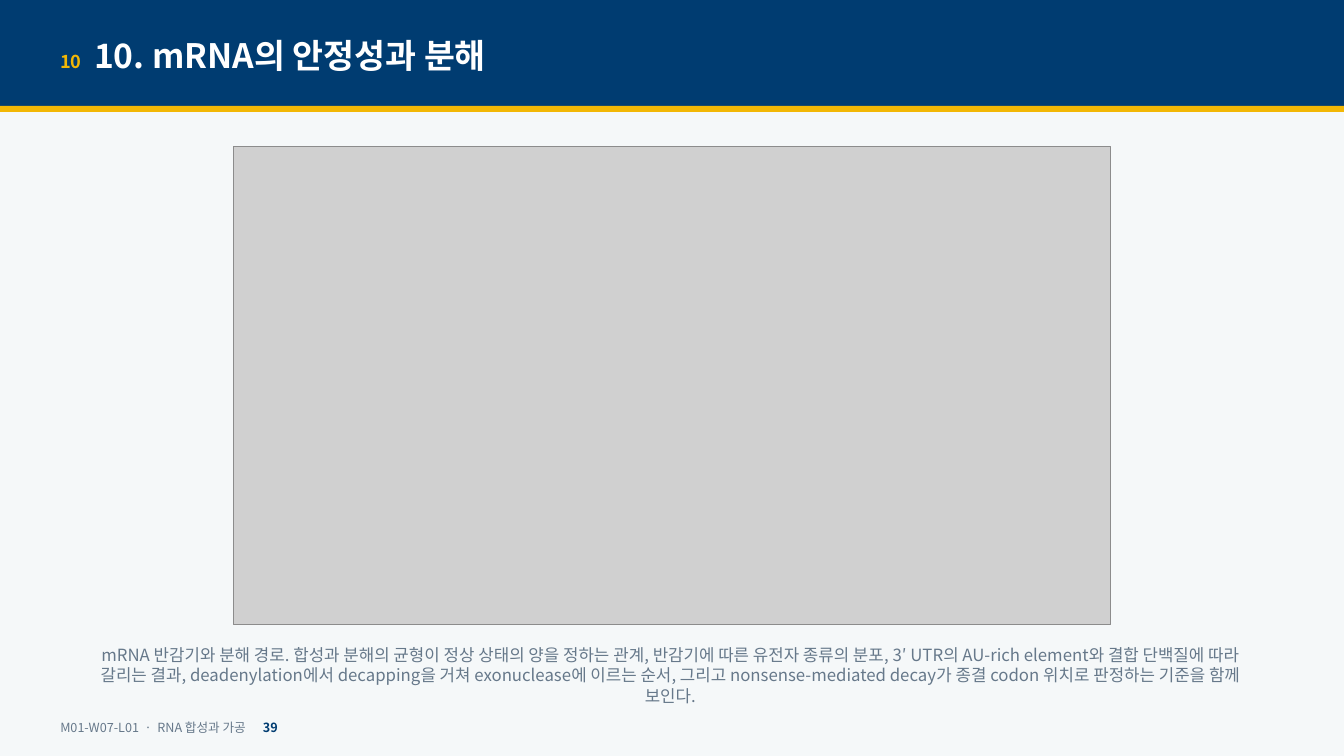
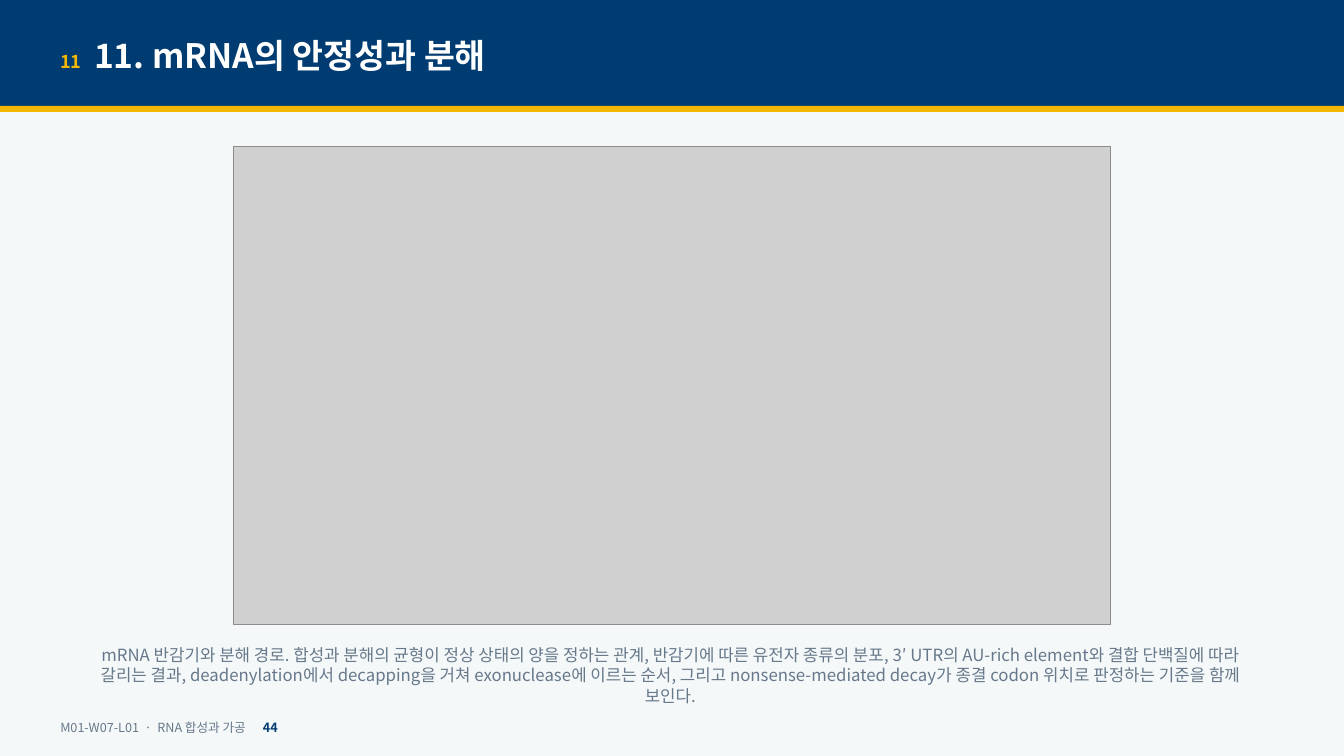
Before and after one commit to hoperiasd2/hoperiasd2.github.io, a slide deck: slide 44 of curriculum/M01/W07/L01/slides.pptx (slide 39 before the commit). Drawn at 1344x756 pixels with LibreOffice and Linux fonts; fonts in the diff are those of the drawing; grey boxes stand for pictures. Boxes give left, top, right and bottom in pixels: in the first picture for what was removed or moved away, otherwise in the second. Text is boxed around its words. In the diff, an @@ line names an element or a change of style, - is before the commit and + after.

```diff
--- a/curriculum/M01/W07/L01/slides.pptx
+++ b/curriculum/M01/W07/L01/slides.pptx
@@ text at (x1=60, y1=39, x2=486, y2=71): text changed @@
-10 10. mRNA의 안정성과 분해
+11 11. mRNA의 안정성과 분해
@@ text at (x1=60, y1=721, x2=278, y2=733): text changed @@
-M01-W07-L01 · RNA 합성과 가공 39
+M01-W07-L01 · RNA 합성과 가공 44
```
Also in this commit, not shown: 48 other slides changed, 7 slides added, 7 other files.
